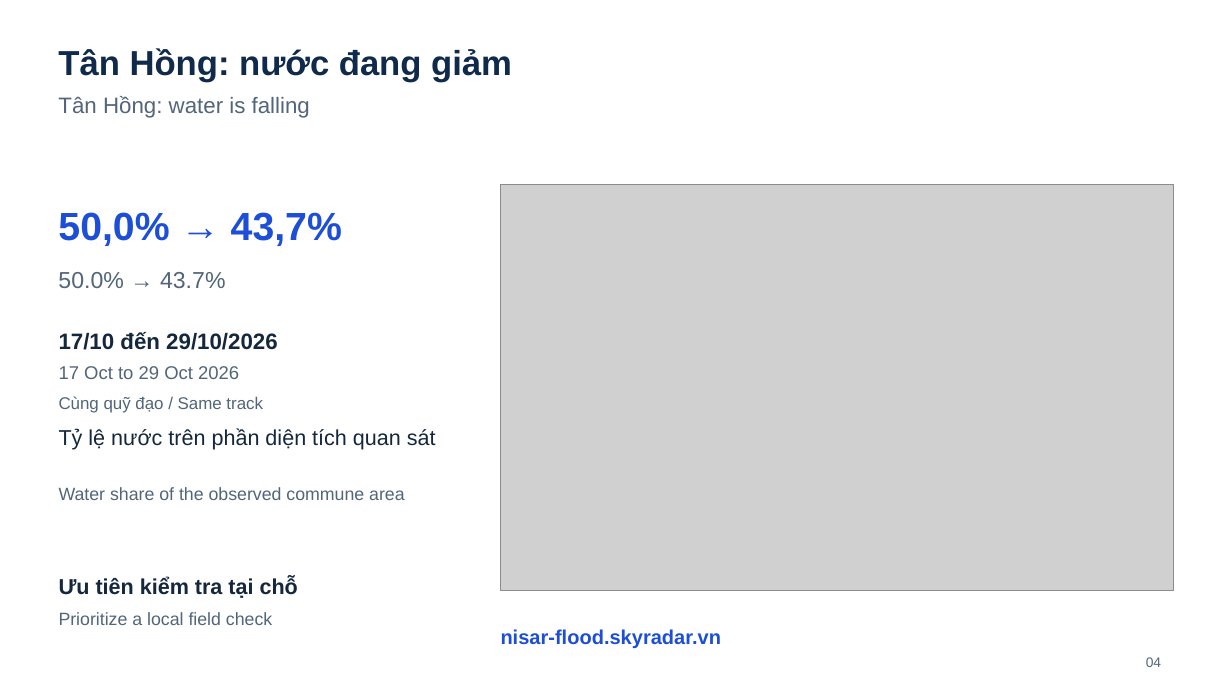
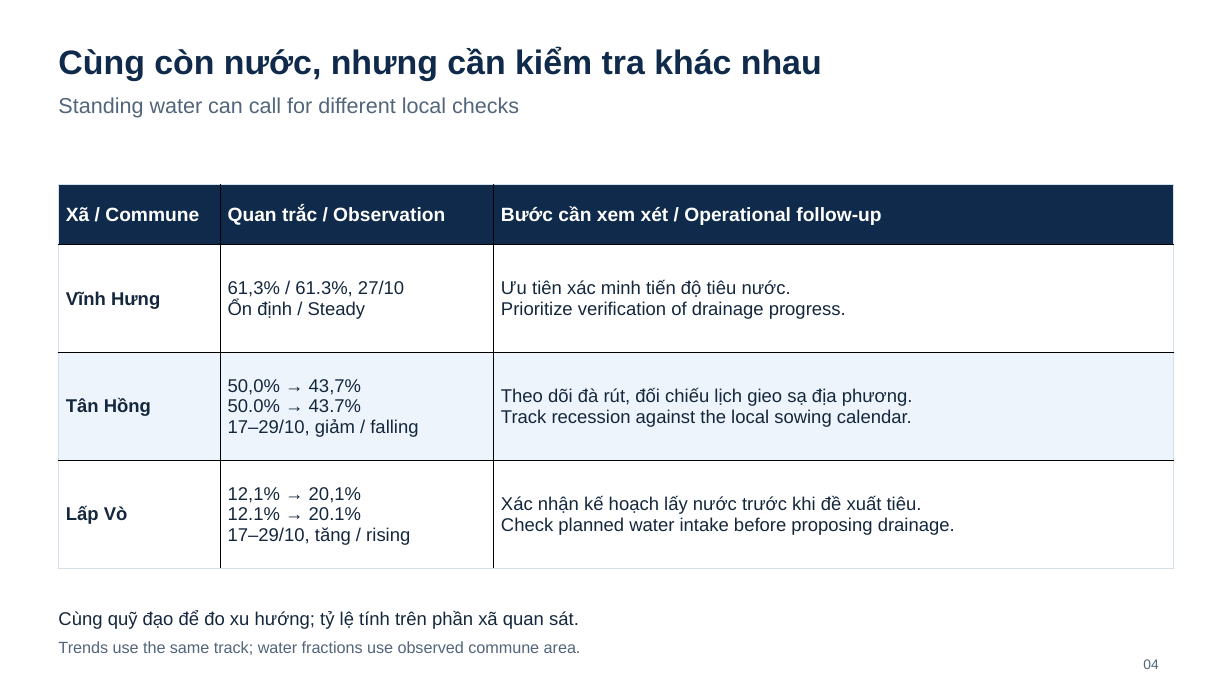
Before and after one commit to SkyRadar-org/skyradar-nisar, a slide deck: slide 4 of docs/demo/vi-en/SkyRadar_Water_Pulse_VI_EN.pptx. Drawn at 1232x693 pixels with LibreOffice and Linux fonts; fonts in the diff are those of the drawing; grey boxes stand for pictures. Boxes give left, top, right and bottom in pixels: in the first picture for what was removed or moved away, otherwise in the second. Text is boxed around its words. In the diff, an @@ line names an element or a change of style, - is before the commit and + after.

Commit message:
[Codex] Refocus bilingual demo on crop preparation and NISAR workflow

```diff
--- a/docs/demo/vi-en/SkyRadar_Water_Pulse_VI_EN.pptx
+++ b/docs/demo/vi-en/SkyRadar_Water_Pulse_VI_EN.pptx
@@ text at [58,47,822,81]: text changed; size 33.8 to 33 pt @@
-Tân Hồng: nước đang giảm
+Cùng còn nước, nhưng cần kiểm tra khác nhau
@@ text at [58,97,519,118]: text changed; size 21.8 to 21 pt @@
-Tân Hồng: water is falling
+Standing water can call for different local checks
@@ table added at [58,185,1174,570], 4 rows, 3 columns @@
+Xã / Commune | Quan trắc / Observation | Bước cần xem xét / Operational follow-up
+Vĩnh Hưng | 61,3% / 61.3%, 27/10 / Ổn định / Steady | Ưu tiên xác minh tiến độ tiêu nước. / Prioritize verification of drainage progress.
+Tân Hồng | 50,0% → 43,7% / 50.0% → 43.7% / 17–29/10, giảm / falling | Theo dõi đà rút, đối chiếu lịch gieo sạ địa phương. / Track recession against the local sowing calendar.
+Lấp Vò | 12,1% → 20,1% / 12.1% → 20.1% / 17–29/10, tăng / rising | Xác nhận kế hoạch lấy nước trước khi đề xuất tiêu. / Check planned water intake before proposing drainage.
@@ picture removed at [500,185,1173,591] @@
@@ text removed at [58,212,342,246] @@
-50,0% → 43,7%
@@ text removed at [58,272,226,288] @@
-50.0% → 43.7%
@@ text removed at [59,332,278,350] @@
-17/10 đến 29/10/2026
@@ text removed at [59,366,239,379] @@
-17 Oct to 29 Oct 2026
@@ text removed at [59,396,263,413] @@
-Cùng quỹ đạo / Same track
@@ text removed at [59,428,436,450] @@
-Tỷ lệ nước trên phần diện tích quan sát
@@ text removed at [59,487,404,500] @@
-Water share of the observed commune area
@@ text removed at [59,577,298,598] @@
-Ưu tiên kiểm tra tại chỗ
@@ text added at [58,610,579,629], 18 pt, text #14273D @@
+Cùng quỹ đạo để đo xu hướng; tỷ lệ tính trên phần xã quan sát.
@@ text removed at [59,612,272,625] @@
-Prioritize a local field check
@@ text removed at [501,629,722,648] @@
-nisar-flood.skyradar.vn
@@ text added at [58,641,581,655], 15.8 pt, text #52657B @@
+Trends use the same track; water fractions use observed commune area.
```
Also in this commit, not shown: 1 other slide changed, 5 slides added, 5 slides removed, 13 other files.
